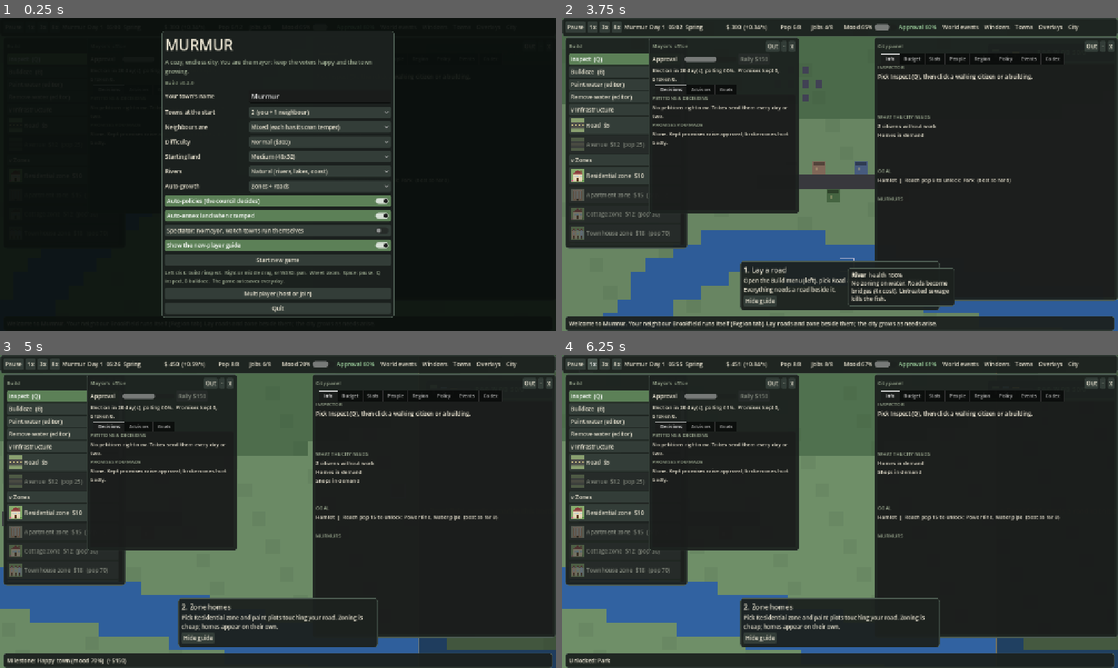
Above: before the commit, frames 1-4 (two rows, left to right).
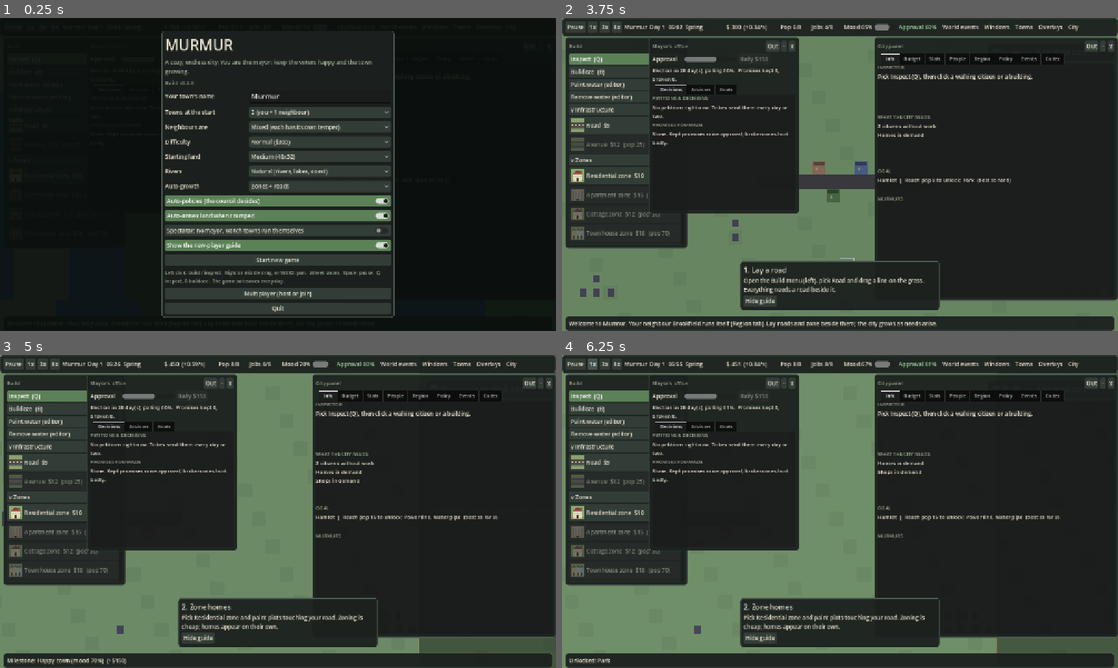
Above: after the commit, the same moments.

Repository: krugerhomeassistant/murmur
Game: Godot game, scene res://scenes/main.tscn
Same seed, same stepped clock (60 frames per second), same inputs: the game is played once before the commit and once after it.
Inputs (mouse positions are in pixels of both pictures, inside the frame that each line leads up to):
- Up to frame 1 (0.25 s): no input
- Up to frame 2 (3.75 s): click "Normal ($300)" at 0.5 s; click "Normal ($300)" at 1.25 s; click "Show the new-player guide" at 2 s; click "Show the new-player guide" at 2.75 s; click "Start new game" at 3.5 s
- Up to frame 3 (5 s): tap A at 4.25 s; move the mouse to (400, 495) at 4.27 s; hold D from 4.28 s (still down); tap Enter at 4.35 s; click (400, 495) at 4.42 s; tap Space at 4.52, 4.82 s
- Up to frame 4 (6.25 s): release D at 5 s; tap A at 5 s; drag from (728, 527) to (812, 574) at 5.02 s; click "1x" at 5.75 s

The runs differ from the first frame. In frame 2, 12% of the frame differs, in the area x 0-100%, y 0-100%; in frame 3, 9.3%; in frame 4, 9.2%.

Commit message:
Rivers v2: warped main rivers, variable width, tributaries
Co-Authored-By: Claude Sonnet 5.5 <noreply@anthropic.com>
Claude-Session: https://claude.ai/code/session_01EmTPeWeFqamnN7v8CmFcDf

Diff:
--- a/client/scripts/world.gd
+++ b/client/scripts/world.gd
@@ -7,7 +7,7 @@
 enum K { SEA, RIVER, SAND, PLAIN, FOREST, HILL, ROCK }
 
 const SEA_LEVEL := 0.36
-const PAD := 3  # river lines need the field one tile past the chunk, then a one-tile dilation
+const PAD := 4  # river lines need the field one tile past the chunk, then up to a two-tile dilation
 const MAX_CHUNKS := 512
 
 var seed := 0
@@ -56,7 +56,7 @@
 
 
 const STEP := 4  # slow fields are sampled every STEP tiles and interpolated, 16x cheaper; chunk sizes must be multiples of it
-enum F { ELEV, MOIST, RIVER }
+enum F { ELEV, MOIST, RIVER, TRIB, WIDTH }
 
 
 ## Field value at a lattice point (world tile gx*STEP, gy*STEP). Rivers follow the 0.5 level line of RIVER.
@@ -68,7 +68,14 @@
 			return _fbm(x / 110.0, y / 110.0, seed, 4)
 		F.MOIST:
 			return _fbm(x / 90.0, y / 90.0, seed + 101, 3)
-	return _fbm(x / 90.0, y / 90.0, seed + 211, 2)
+		F.TRIB:
+			return _fbm(x / 45.0, y / 45.0, seed + 509, 2)
+		F.WIDTH:
+			return _fbm(x / 60.0, y / 60.0, seed + 613, 2)
+	# domain warp: bends the main rivers into meanders instead of smooth contours
+	var wx := _fbm(x / 35.0, y / 35.0, seed + 401, 2) - 0.5
+	var wy := _fbm(x / 35.0, y / 35.0, seed + 402, 2) - 0.5
+	return _fbm((x + wx * 60.0) / 90.0, (y + wy * 60.0) / 90.0, seed + 211, 2)
 
 
 ## Interpolated field over the w*h tiles starting at (x0, y0), row-major.
@@ -104,19 +111,36 @@
 	return _grid(F.ELEV, x, y, 1, 1)[0]
 
 
-func _gen(cx: int, cy: int) -> Dictionary:
-	var n := csize + 2 * PAD
-	var rf := _grid(F.RIVER, cx * csize - PAD, cy * csize - PAD, n, n)
-	var side := PackedByteArray()
-	side.resize(n * n)
-	for q in n * n:
-		side[q] = 1 if rf[q] >= 0.5 else 0
-	var line := PackedByteArray()  # cells where the level line crosses toward +x or +y
+## Cells where the 0.5 level line of f crosses toward +x or +y.
+func _line(f: PackedFloat64Array, n: int) -> PackedByteArray:
+	var line := PackedByteArray()
 	line.resize(n * n)
 	for j in n - 1:
 		for i in n - 1:
-			if side[j * n + i] != side[j * n + i + 1] or side[j * n + i] != side[(j + 1) * n + i]:
+			var s := f[j * n + i] >= 0.5
+			if s != (f[j * n + i + 1] >= 0.5) or s != (f[(j + 1) * n + i] >= 0.5):
 				line[j * n + i] = 1
+	return line
+
+
+## True when padded cell (i, j) lies on a main river (1 tile each side, 2 where the width field is high) or a tributary.
+func _wet(main: PackedByteArray, trib: PackedByteArray, wet: PackedFloat64Array, wide: PackedFloat64Array, n: int, i: int, j: int) -> bool:
+	var r := 2 if wide[j * n + i] > 0.6 else 1
+	for dj in range(-r, r + 1):
+		for di in range(-r, r + 1):
+			if main[(j + dj) * n + i + di] == 1:
+				return true
+	return trib[j * n + i] == 1 and wet[j * n + i] > 0.5
+
+
+func _gen(cx: int, cy: int) -> Dictionary:
+	var n := csize + 2 * PAD
+	var x0 := cx * csize - PAD
+	var y0 := cy * csize - PAD
+	var main := _line(_grid(F.RIVER, x0, y0, n, n), n)
+	var trib := _line(_grid(F.TRIB, x0, y0, n, n), n)
+	var wet := _grid(F.MOIST, x0, y0, n, n)  # tributaries only run through wet country, so they start and end at springs
+	var wide := _grid(F.WIDTH, x0, y0, n, n)
 	var k := PackedByteArray()
 	k.resize(csize * csize)
 	var o := PackedByteArray()
@@ -135,10 +159,7 @@
 			else:
 				var river := false
 				if e > SEA_LEVEL + 0.02 and e < 0.64:  # springs rise at the foot of the hills
-					for dj in range(-1, 2):
-						for di in range(-1, 2):
-							if line[(j + PAD + dj) * n + i + PAD + di] == 1:
-								river = true
+					river = _wet(main, trib, wet, wide, n, i + PAD, j + PAD)
 				if river:
 					kind = K.RIVER
 				elif e < SEA_LEVEL + 0.03:
Not shown, changed: CHANGELOG.md
Not shown, changed: docs/wiki/world.md
